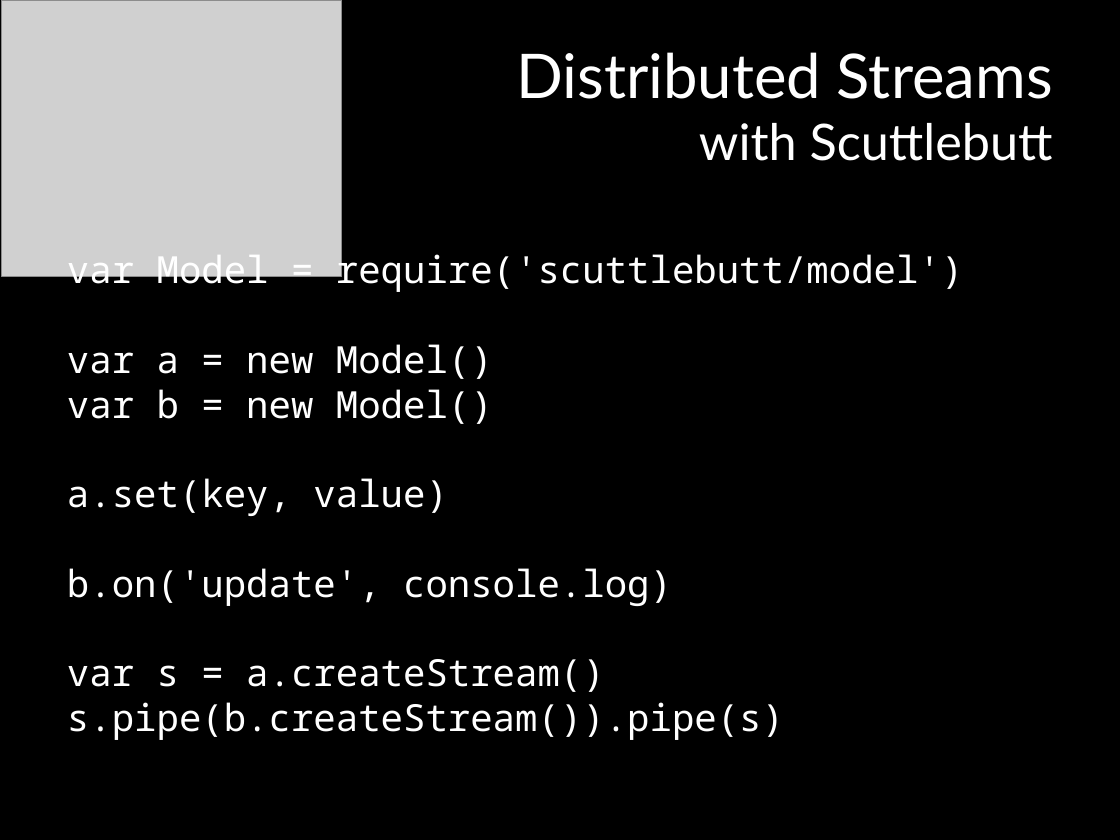
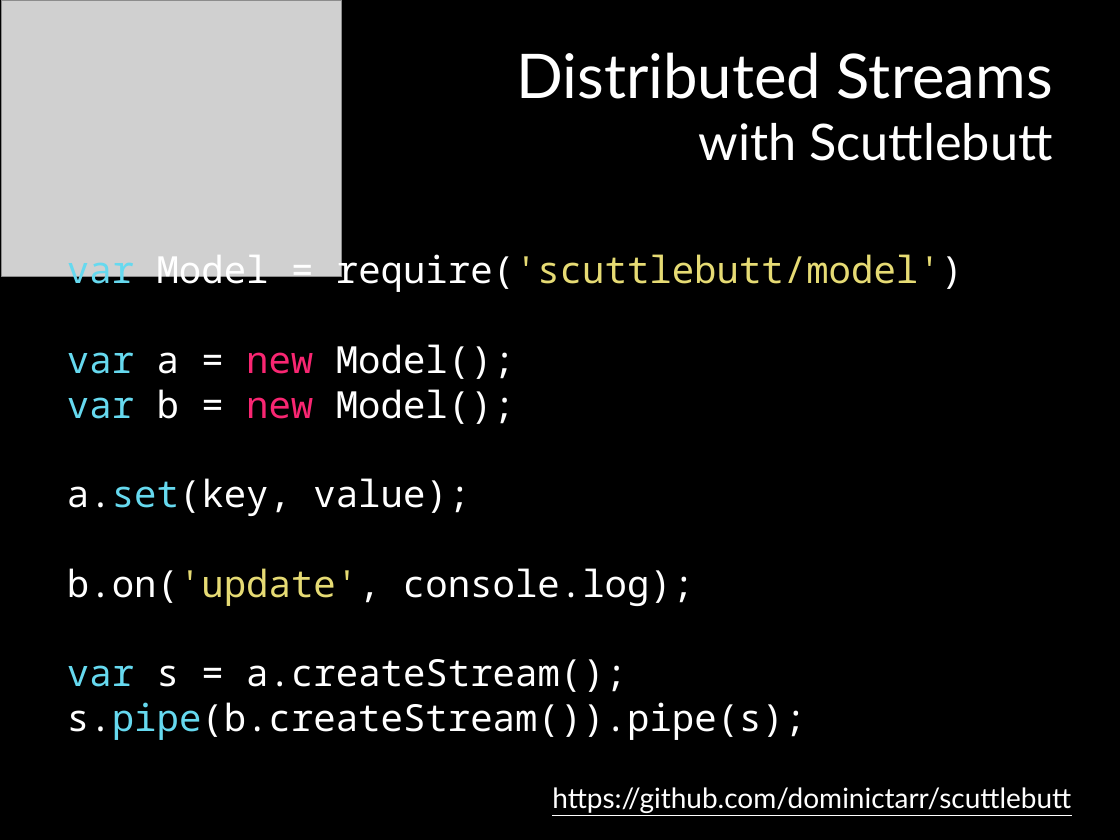
Before and after one commit to mattpodwysocki/SDC2013, a slide deck: slide 29 of SDC2013.pptx. Drawn at 1120x840 pixels with LibreOffice and Linux fonts; fonts in the diff are those of the drawing; grey boxes stand for pictures. Boxes give left, top, right and bottom in pixels: in the first picture for what was removed or moved away, otherwise in the second. Text is boxed around its words. In the diff, an @@ line names an element or a change of style, - is before the commit and + after.

```diff
--- a/SDC2013.pptx
+++ b/SDC2013.pptx
@@ text at (x1=67, y1=249, x2=963, y2=294): text colour #FFFFFF to #66D9EF in "var"; text colour #FFFFFF to #E6DB74 in "require('scuttlebutt/model')" @@
@@ text at (x1=67, y1=344, x2=806, y2=740): text changed @@
-var a = new Model()
-var b = new Model()
-a.set(key, value)
-b.on('update', console.log)
-var s = a.createStream()
-s.pipe(b.createStream()).pipe(s)
+var a = new Model();
+var b = new Model();
+a.set(key, value);
+b.on('update', console.log);
+var s = a.createStream();
+s.pipe(b.createStream()).pipe(s);
@@ text added at (x1=552, y1=787, x2=1071, y2=813), 18 pt, text #FFFFFF, underline @@
+https://github.com/dominictarr/scuttlebutt
```
Also in this commit, not shown: 8 other slides changed, 1 slide added, 2 slides removed, 22 other files.
